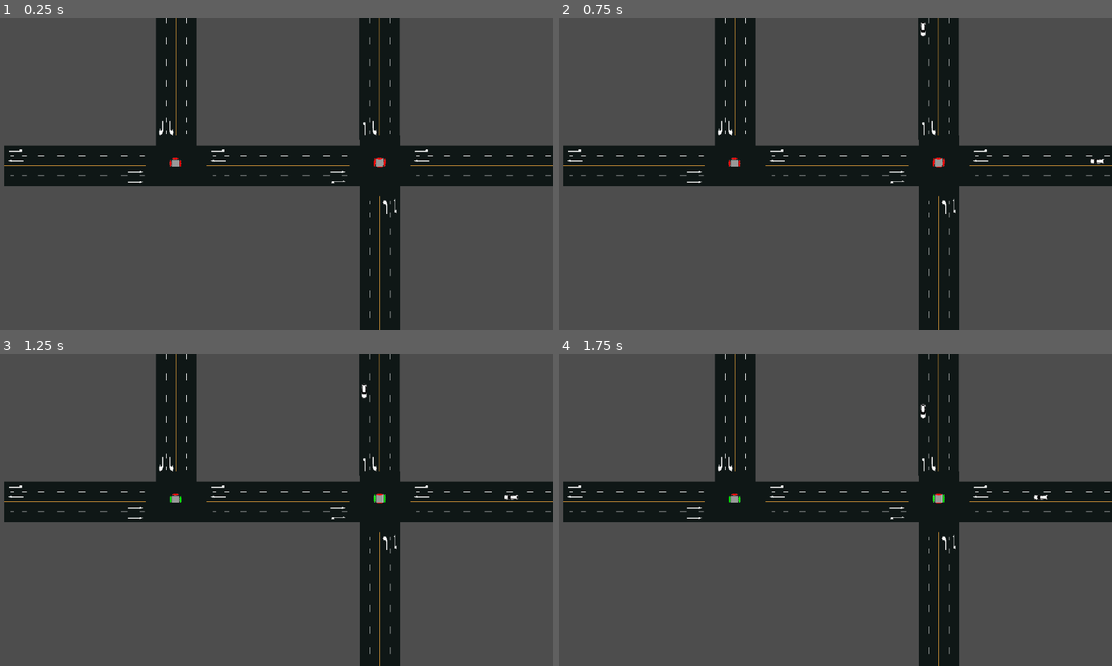
Above: before the commit, frames 1-4 (two rows, left to right).
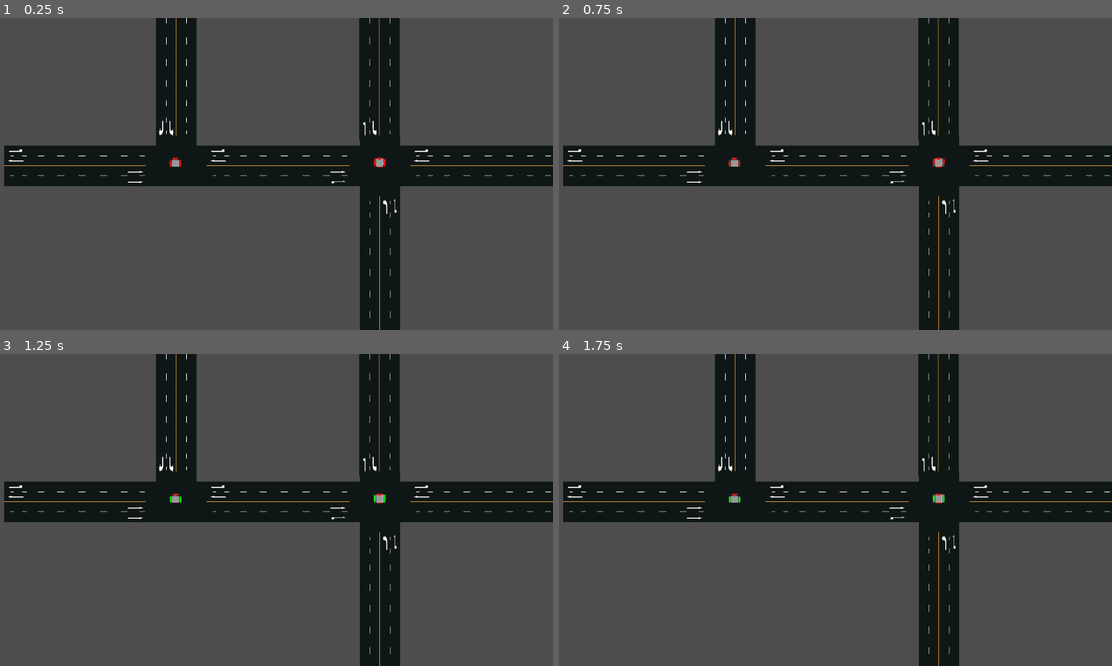
Above: after the commit, the same moments.

Repository: Lilies240/TrafficSimulation
Game: Godot game, scene res://Scenes/test_scene.tscn
The game is run twice, just before and just after one commit, with the same random seed, the same clock (stepped at 60 frames per second) and the same inputs.
Inputs:
- Up to frame 1 (0.25 s): no input
- Up to frame 2 (0.75 s): no input
- Up to frame 3 (1.25 s): no input
- Up to frame 4 (1.75 s): no input

Frame 1 is identical in both runs. In frame 2, less than 0.1% of the frame differs, in the area x 65-99%, y 1-47%; in frame 3, less than 0.1%; in frame 4, less than 0.1%.

Commit message:
First Debugging Attempt

Diff:
--- a/Scripts/Vehicle.gd
+++ b/Scripts/Vehicle.gd
@@ -4,22 +4,23 @@
 
 @export var vehicleType: Enums.VehicleType # the type of vehicle
 @export var pixels_per_meter = 100
-
-var stoppingDistance: float  # the distance it takes to come to a stop
-var stoppedDistance: float # the distance it keeps behind a car when stopped
-var followingTime: float # the time in seconds that vehicle tries to keep behind the vehicle in front of it
 
 @export var length: float = 10 # the length of the vehicle
 var max_speed: float = 100.0  # Maximum speed of the vehicle
 var acceleration: float = 50.0  # Acceleration rate (speed increase per second)
 var deceleration: float = 70.0  # Deceleration rate (speed decrease per second)
+var current_stop_distance: float  # the distance it takes to come to a stop
+var min_queue_distance: float # the distance it keeps behind a car when stopped
+
 var current_speed: float = 0.0  # The vehicle's current speed
-
-var speed_limit: float # the speed limit of the road
+var current_speed_limit: float # the speed limit of the road
 var spawner: Node # Variable to hold the reference to the spawner
 var route: Array[Path2D] = [] # list of paths the vehicle follows
 var current_path_index: int = 0 # the index of the current path being followed
 @export var current_path: Path2D # the current path being followed
+var state: String = "accelerating" #
+var upcoming_light_color: String = "green"
+var car_ahead: PathFollow2D = null # Reference to nearest car ahead, if any
 
 var isMajor: bool  # Whether the car was spawned as major traffic
 var throughput: float  # Time elapsed from spawn time
@@ -27,8 +28,8 @@
 func initialize(spawner_reference: Node, vType: Enums.VehicleType, nodePaths: Array[NodePath], speedLimit: float, is_major: bool):
 	spawner = spawner_reference
 	vehicleType = vType
-	speed_limit = mph_to_mps(speedLimit) * pixels_per_meter
-	current_speed = speed_limit
+	current_speed_limit = mph_to_mps(current_speed_limit) * pixels_per_meter
+	current_speed = current_speed_limit
 	isMajor = is_major
 	throughput = 0.0
 
@@ -47,9 +48,7 @@
 			acceleration = 3.75 * pixels_per_meter
 			deceleration = 7 * pixels_per_meter
 			v_offset = 0.875 * pixels_per_meter
-			stoppingDistance = 40 * pixels_per_meter
-			stoppedDistance = 1.25 * pixels_per_meter
-			followingTime = 2.5 * pixels_per_meter
+			min_queue_distance = 1.25 * pixels_per_meter
 			#print("Compact car spawned")
 		Enums.VehicleType.MIDSIZE:
 			length = 4.75 * pixels_per_meter
@@ -57,9 +56,7 @@
 			acceleration = 3.25 * pixels_per_meter
 			deceleration = 6 * pixels_per_meter
 			v_offset = 0.95 * pixels_per_meter
-			stoppingDistance = 45 * pixels_per_meter
-			stoppedDistance = 1.25 * pixels_per_meter
-			followingTime = 2.5 * pixels_per_meter
+			min_queue_distance = 1.25 * pixels_per_meter
 			#print("Midsize car spawned")
 		Enums.VehicleType.SUV:
 			length = 5.05 * pixels_per_meter
@@ -67,9 +64,7 @@
 			acceleration = 2.75 * pixels_per_meter
 			deceleration = 5.25 * pixels_per_meter
 			v_offset = 1.025 * pixels_per_meter
-			stoppingDistance = 52.5 * pixels_per_meter
-			stoppedDistance = 1.75 * pixels_per_meter
-			followingTime = 3.5 * pixels_per_meter
+			min_queue_distance = 1.75 * pixels_per_meter
 			#print("SUV spawned")
 		Enums.VehicleType.TRUCK:
 			length = 22.5 * pixels_per_meter
@@ -77,13 +72,10 @@
 			acceleration = 1 * pixels_per_meter
 			deceleration = 3.5 * pixels_per_meter
 			v_offset = 1.25 * pixels_per_meter
-			stoppingDistance = 105 * pixels_per_meter
-			stoppedDistance = 2.5 * pixels_per_meter
-			followingTime = 5 * pixels_per_meter
+			min_queue_distance = 2.5 * pixels_per_meter
 			#print("Semi-truck spawned")
 		_:
 			print("No vehicle type declared!")
-
 
 func set_current_path(path: Path2D):
 	current_path = path
@@ -106,18 +98,25 @@
 	if spawner:
 		return spawner.mph_to_mps(speed)
 
-func _process(delta):
+func _physics_process(delta):
 	throughput += delta
 
-	# Handle acceleration and deceleration
-	if should_decelerate():
-		decelerate(delta)
-	elif should_accelerate():
-		accelerate(delta)
-
-
-	# Move the vehicle along the path
+	# Adjust speed based on state
+	match state:
+		"accelerating":
+			accelerate(delta)
+		"decelerating":
+			decelerate(delta)
+		"cruising":
+			hold_speed(delta)
+		"stopped":
+			stop_vehicle()
+
+	# Handle movement along the path
 	progress += current_speed * delta
+
+	# Check for intersecctions and cars ahead
+	handle_intersection()
 
 	# Move to next path if progress exceeds 1.0
 	if progress >= current_path.curve.get_baked_length() - current_speed * delta:
@@ -125,29 +124,71 @@
 
 # Function to handle acceleration
 func accelerate(delta):
-	current_speed += acceleration * delta
-	if current_speed > max_speed:
-		current_speed = max_speed
-
-# Function to handle deceleration
+	if current_speed < max_speed:
+		current_speed += acceleration * delta
+		if current_speed > max_speed:
+			current_speed = max_speed
+
+# Function to handle smooth deceleration
 func decelerate(delta):
-	var stopping_distance = (current_speed * current_speed) / (2 * deceleration) + followingTime * current_speed
-	current_speed -= deceleration * delta
-	if current_speed < 0.5:
-		current_speed = 0
+	if current_speed > 0:
+		current_speed -= deceleration * delta
+		if current_speed < 0:
+			current_speed = 0
+
+func hold_speed(delta):
+	# Maintain current speed
+	pass
+
+func stop_vehicle():
+	current_speed = 0
+
+func check_upcoming_light():
+	if is_intersection_ahead():
+		upcoming_light_color = spawner.get_traffic_signal(current_path)
+
+func is_intersection_ahead() -> bool:
+	return current_path_index % 2 == 0
+
+func handle_intersection():
+	check_upcoming_light() # Update light color
+	if is_intersection_ahead():
+		var distance_to_intersection = calculate_distance_to_intersection()
+		var current_stop_distance = calculate_stopping_distance()
+		if (upcoming_light_color == "red" or upcoming_light_color == "yellow") and distance_to_intersection <= current_stop_distance:
+			# Decelerate and prepare to stop
+			print("\nCurrent road: " + str(current_path) + "\nCurrent state: " + str(state) + "\nIntersection Ahead: " + str(is_intersection_ahead()) + "\nUpcoming Light Color: " + str(upcoming_light_color) + "\nCalculated Stopping Distance: " + str(calculate_stopping_distance()) + "\nDistance to intersection: " + str(distance_to_intersection) + "\nLength of road: " + str(current_path.get_curve().get_baked_length()) + "\nCurrent Progress: " + str(progress))
+			state = "decelerating"
+			if distance_to_intersection <= current_stop_distance:
+				state = "stopped"
+		elif upcoming_light_color == "green" or distance_to_intersection > current_stop_distance:
+			# Accelerate or cruise
+			state = "accelerating"
+	else:
+		# No intersection, continue normal behavior
+		state = "accelerating"
+
+func calculate_distance_to_intersection() -> float:
+	# Calculate the distance to the end of the current path
+	var total_length = current_path.get_curve().get_baked_length()
+	return total_length - progress
+
+func calculate_stopping_distance() -> float:
+	# Calculate the current stopping distance
+	return current_speed ** 2 / (2 * deceleration)
 
 
 # Conditions to determine if the car should accelerate
 func should_accelerate() -> bool:
 	# Accelerate if under the speed limit
-	if current_speed < speed_limit and spawner.get_traffic_signal(current_path) == "green":
+	if current_speed < current_speed_limit and spawner.get_traffic_signal(current_path) == "green":
 		return true
 	return false
 
 # Conditions to determine if the car should decelerate
 func should_decelerate() -> bool:
 	# Calculate required stopping distance for current speed
-	var stopping_distance = (current_speed * current_speed) / (2 * deceleration) + followingTime * current_speed
+	var stopping_distance = calculate_stopping_distance()
 
 	# Check for other vehicles ahead
 	var vehiclesAhead = 0;
